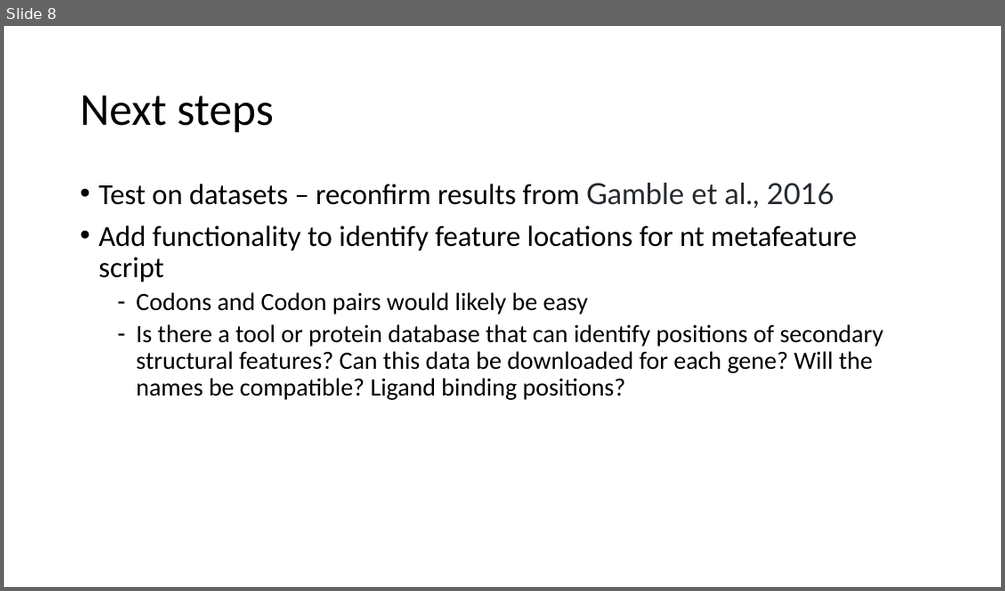
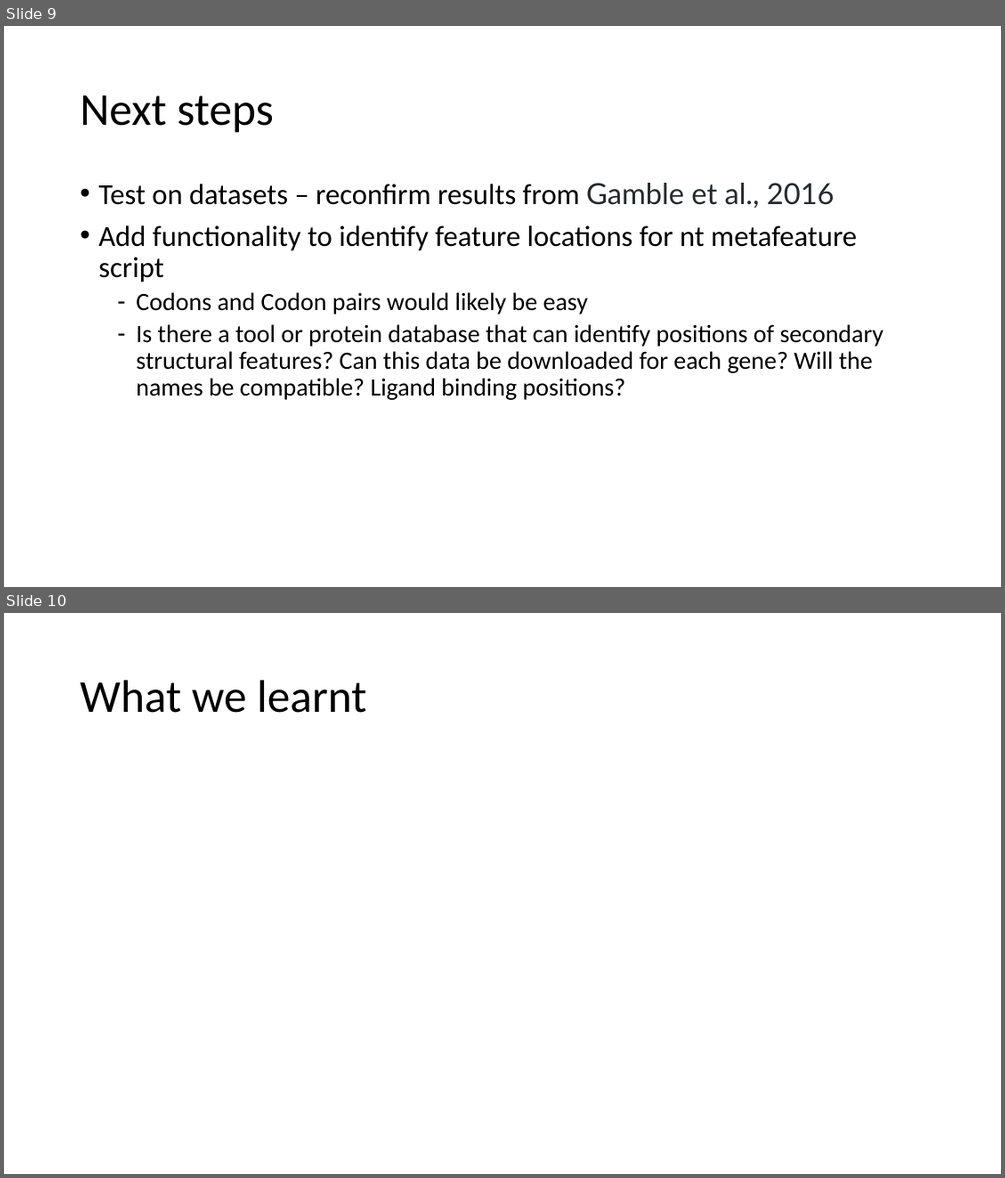
Before and after one commit to 3mma-mack/riboviz-presentation, a slide deck: Rundown-of-our-3-months.pptx. Shown one above the other, each under a label of ours: slide 8 before the commit, slides 9 and 10 after it. The pictures are 1005x591 and 1005x1178 pixels, drawn with LibreOffice and Linux fonts; fonts in the diff are those of the drawing. Boxes give left, top, right and bottom in pixels: in the first picture for what was removed or moved away, otherwise in the second. Text is boxed around its words. In the diff, an @@ line names an element or a change of style, - is before the commit and + after.

```diff
--- a/Rundown-of-our-3-months.pptx
+++ b/Rundown-of-our-3-months.pptx
@@ slide 10 added at (4, 613, 1001, 1174), background #FFFFFF @@
@@ title added at (80, 680, 366, 713), 44 pt, text #000000 @@
+What we learnt
@@ what was slide 8 is now slide 9 @@
```
Also in this commit, not shown: 2 slides changed, 2 other slides added.
